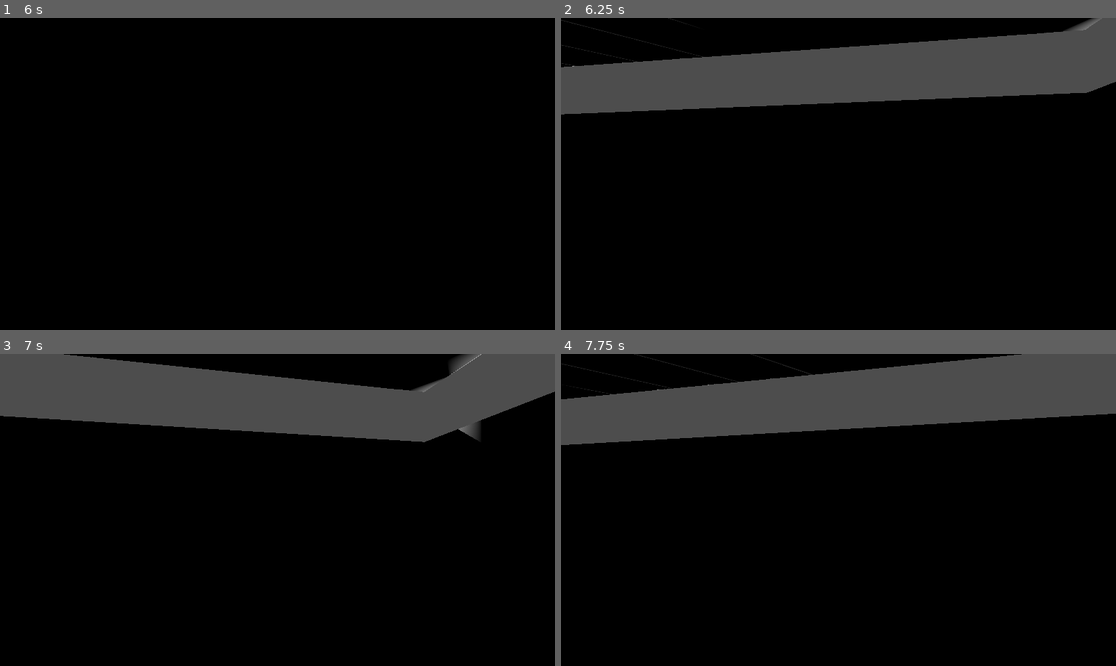
Above: before the commit, frames 1-4 (two rows, left to right).
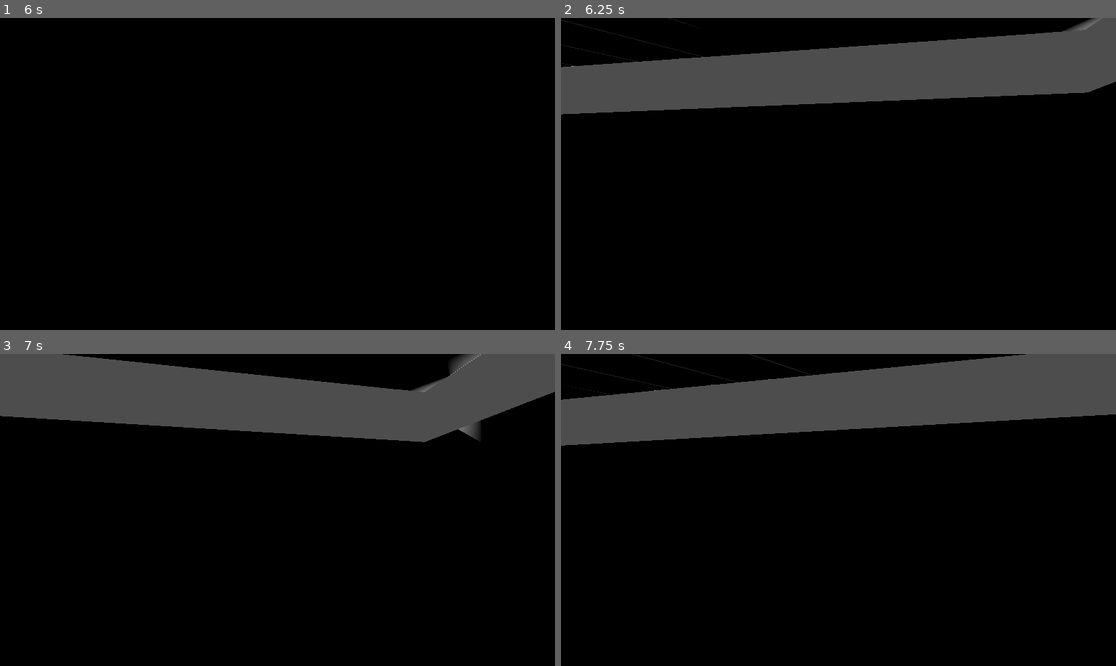
Above: after the commit, the same moments.

Repository: Felipe-Lara/planobal
Game: Godot game, scene res://main.tscn
Two runs of this game, one before a commit and one after it. Both use one fixed random seed, a clock stepped at 60 frames per second and the inputs below.
Inputs (mouse positions are in pixels of both pictures, inside the frame that each line leads up to):
- Up to frame 1 (6 s): tap Enter at 0.5, 5.75 s; move the mouse to (305, 174) at 0.52 s; hold W (move_forward) 0.53-5.78 s; tap Space (jump) at 0.77, 1.52, 2.75, 3.02, 3.77, 4.52 s; move the mouse to (249, 174) at 1.27 s; move the mouse to (288, 167) at 2.02 s; move the mouse to (271, 180) at 2.77 s; move the mouse to (316, 177) at 3.52 s; move the mouse to (233, 170) at 4.27 s; move the mouse to (283, 174) at 5.02 s; move the mouse to (255, 167) at 5.77 s; hold D (move_right) from 5.78 s (still down)
- Up to frame 2 (6.25 s): keep holding D (move_right); tap Space (jump) at 6.02 s
- Up to frame 3 (7 s): move the mouse to (305, 510) at 6.52 s; release D (move_right) at 6.53 s; hold W (move_forward) from 6.53 s (still down); tap Space (jump) at 6.77 s
- Up to frame 4 (7.75 s): keep holding W (move_forward); move the mouse to (810, 510) at 7.27 s; tap Space (jump) at 7.52 s

Frame 1 is identical in both runs. In frame 2, less than 0.1% of the frame differs, in the area x 0-100%, y 0-31%; in frame 3, less than 0.1%; in frame 4, 0.4%, in the area x 0-100%, y 0-30%.

Commit message:
engine: piso de seguridad temporal para pruebas manuales
La puerta del Sprint 2 permite salir de la sala de ejemplo, que esta
aislada (sin exterior ni habitaciones vecinas todavia). _spawn_test_ground()
agrega un plano grande fuera del contrato del pipeline solo para no caer
al vacio al probar en el editor.

Co-Authored-By: Claude Sonnet 5 <noreply@anthropic.com>

Diff:
--- a/engine/main.gd
+++ b/engine/main.gd
@@ -4,12 +4,19 @@
 ## como conjunto. Esto reemplaza el paso manual "Create Collision > Trimesh
 ## Static Body" del editor, para que funcione también si el .gltf se
 ## regenera sin volver a tocar la escena a mano.
+##
+## _spawn_test_ground(): piso de seguridad SOLO para pruebas manuales en el
+## editor (Sprint 2 abrió la puerta sur y no hay nada más allá de esa sala
+## de ejemplo aislada). No es parte del contrato ni se exporta desde el
+## pipeline — evita caer al vacío al cruzar la puerta mientras no exista
+## un building.json con más de una habitación o terreno real.
 
 @onready var room: Node3D = $Room
 
 
 func _ready() -> void:
 	_generate_trimesh_collision(room)
+	_spawn_test_ground()
 
 
 func _generate_trimesh_collision(node: Node) -> void:
@@ -21,3 +28,15 @@
 				# a partir de la malla, preservando el surface_id como nombre.
 				mesh_instance.create_trimesh_collision()
 		_generate_trimesh_collision(child)
+
+
+func _spawn_test_ground() -> void:
+	var plane_mesh := PlaneMesh.new()
+	plane_mesh.size = Vector2(40.0, 40.0)
+
+	var mesh_instance := MeshInstance3D.new()
+	mesh_instance.name = "TestGround"
+	mesh_instance.mesh = plane_mesh
+	mesh_instance.position = Vector3(2.0, -0.5, -1.5)
+	add_child(mesh_instance)
+	mesh_instance.create_trimesh_collision()
